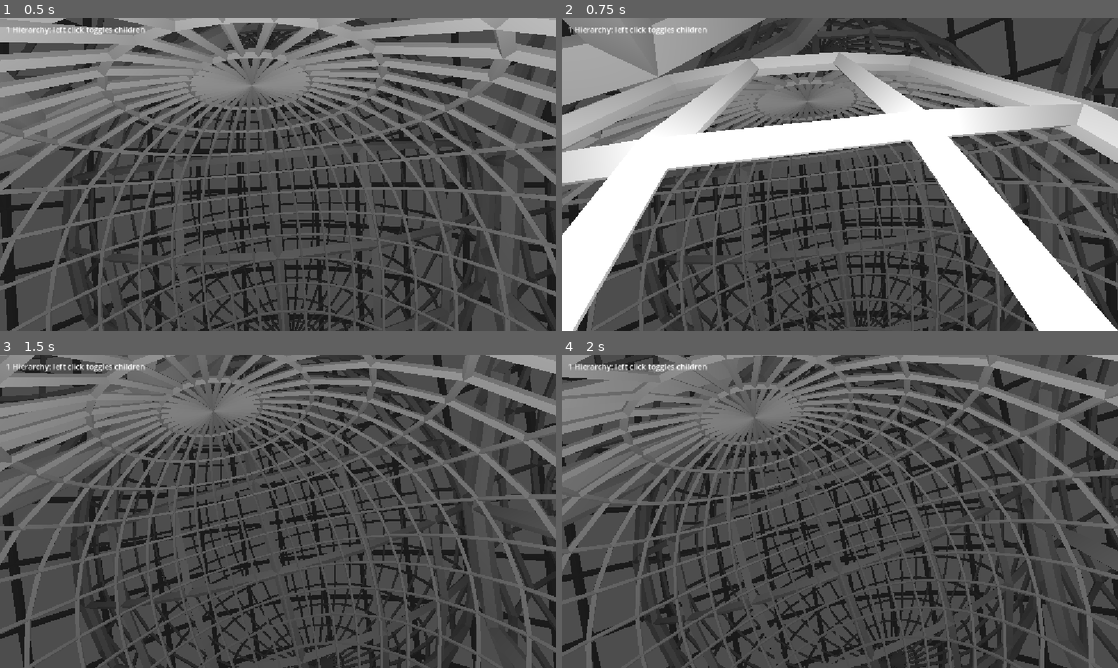
Above: before the commit, frames 1-4 (two rows, left to right).
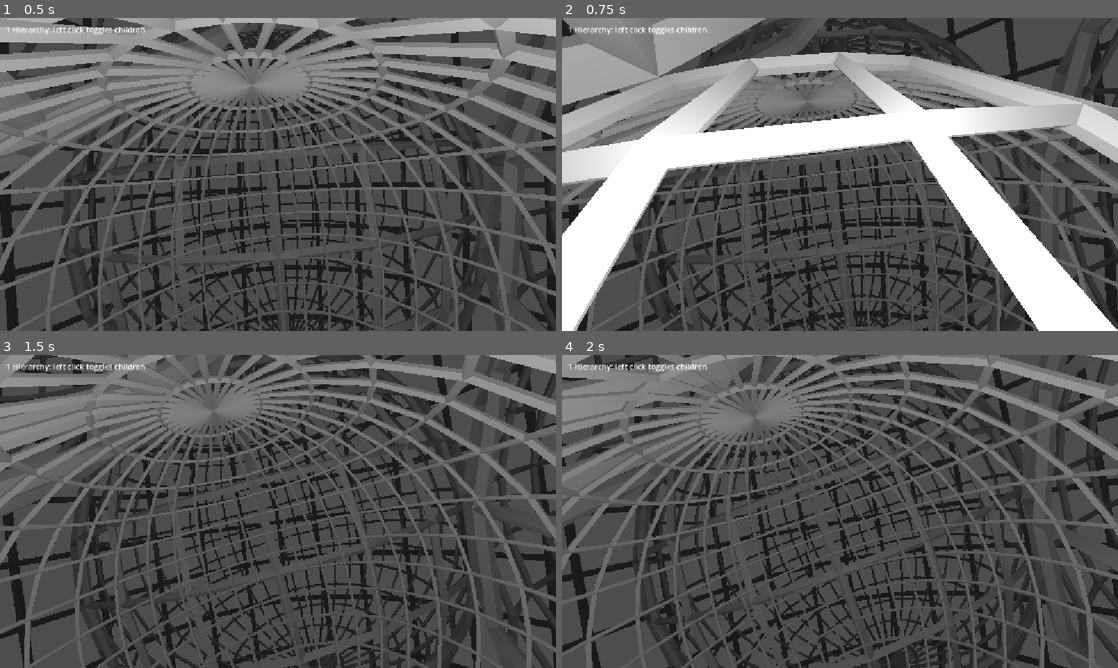
Above: after the commit, the same moments.

Repository: samuelvazan/the-machine-videogame
Game: Godot game, scene res://main.tscn
Same seed, same stepped clock (60 frames per second), same inputs: the game is played once before the commit and once after it.
Inputs (mouse positions are in pixels of both pictures, inside the frame that each line leads up to):
- Up to frame 1 (0.5 s): no input
- Up to frame 2 (0.75 s): tap Enter at 0.5 s; move the mouse to (962, 158) at 0.52 s; tap S (camBackward) at 0.6 s; click (962, 158) at 0.67 s
- Up to frame 3 (1.5 s): move the mouse to (166, 527) at 1.27 s; tap E (camDown) at 1.35 s; click (166, 527) at 1.42 s
- Up to frame 4 (2 s): no input

Frame 1 is identical in both runs. In frame 2, less than 0.1% of the frame differs, in the area x 98-100%, y 46-70%; in frame 3, 0.1%; in frame 4, 0.2%, in the area x 97-100%, y 26-52%.

Commit message:
Working tilemap editor

Diff:
--- a/island.gd
+++ b/island.gd
@@ -27,16 +27,20 @@
 		return
 	architecture = data.architecture.instantiate()
 	add_child(architecture)
-	if architecture.find_child("EditorBounds", true, false) == null:
-		var bounds := Area3D.new()
-		bounds.name = "EditorBounds"
-		bounds.collision_layer = 2
-		bounds.collision_mask = 0
+	var old_bounds := architecture.find_child("EditorBounds", true, false)
+	if old_bounds != null:
+		old_bounds.get_parent().remove_child(old_bounds)
+		old_bounds.queue_free()
+	var selection_area := architecture.find_child("SelectionArea", true, false) as Area3D
+	if selection_area == null:
+		selection_area = Area3D.new()
+		selection_area.name = "SelectionArea"
 		var collision := CollisionShape3D.new()
-		collision.shape = BoxShape3D.new()
-		collision.shape.size = Vector3.ONE * 2.0
-		bounds.add_child(collision)
-		architecture.add_child(bounds)
+		collision.shape = SphereShape3D.new()
+		selection_area.add_child(collision)
+		architecture.add_child(selection_area)
+	selection_area.collision_layer = 2
+	selection_area.collision_mask = 0
 	if data.data.has("darkness"):
 		_apply_darkness(architecture, float(data.data["darkness"]))
 	update_grid_map_scale()
@@ -56,6 +60,12 @@
 		return error
 	queue_free()
 	return OK
+
+
+func set_world_transform(world_position: Vector3, world_rotation: Basis, radius: float) -> void:
+	global_transform = Transform3D(world_rotation, world_position)
+	scale = Vector3.ONE * radius
+	update_grid_map_scale()
 
 
 func get_grid_map() -> GridMap:
--- a/island_contents.tscn
+++ b/island_contents.tscn
@@ -1,25 +1,17 @@
-[gd_scene load_steps=4 format=3 uid="uid://cn3bjsjg00akh"]
+[gd_scene load_steps=3 format=3 uid="uid://cn3bjsjg00akh"]
 
 [ext_resource type="PackedScene" uid="uid://dhrhhqq7ycatr" path="res://assets/sphere.glb" id="1_sphere"]
 
 [sub_resource type="SphereShape3D" id="SphereShape3D_selection"]
 radius = 1.0
 
-[sub_resource type="BoxShape3D" id="BoxShape3D_editor"]
-size = Vector3(2, 2, 2)
-
 [node name="Contents" type="Node3D"]
 
 [node name="sphere" parent="." instance=ExtResource("1_sphere")]
 
 [node name="SelectionArea" type="Area3D" parent="."]
+collision_layer = 2
+collision_mask = 0
 
 [node name="CollisionShape3D" type="CollisionShape3D" parent="SelectionArea"]
 shape = SubResource("SphereShape3D_selection")
-
-[node name="EditorBounds" type="Area3D" parent="."]
-collision_layer = 2
-collision_mask = 0
-
-[node name="CollisionShape3D" type="CollisionShape3D" parent="EditorBounds"]
-shape = SubResource("BoxShape3D_editor")
--- a/island_editor.gd
+++ b/island_editor.gd
@@ -52,7 +52,7 @@
 	match mode:
 		Mode.HIERARCHY:
 			if button == MOUSE_BUTTON_LEFT:
-				island_manager.toggle_tetrahedron_preset(island.tree_node_name)
+				island_manager.toggle_preset(island.tree_node_name)
 		Mode.STRUCTURE:
 			if button == MOUSE_BUTTON_LEFT:
 				island.add_grid_map()
@@ -75,24 +75,21 @@
 		if island != null:
 			nearest = {"island": island, "position": result["position"], "normal": result["normal"]}
 			if result["collider"] is Area3D:
-				nearest["normal"] = _box_normal(island, result["position"])
+				nearest["normal"] = (result["position"] - island.global_position).normalized()
 			distance = origin.distance_to(result["position"])
 	for candidate in island_manager.loaded_islands.values():
 		var island := candidate as Island
 		var local_origin := island.to_local(origin)
-		if maxf(absf(local_origin.x), maxf(absf(local_origin.y), absf(local_origin.z))) >= 1.0:
+		if local_origin.length_squared() >= 1.0:
 			continue
 		var local_direction := island.to_local(origin + direction) - local_origin
-		for axis in range(3):
-			if absf(local_direction[axis]) < 0.000001:
-				continue
-			var side := signf(local_direction[axis])
-			var exit_distance := (side - local_origin[axis]) / local_direction[axis]
-			if exit_distance > 0.0 and exit_distance < distance:
-				distance = exit_distance
-				var normal := Vector3.ZERO
-				normal[axis] = side
-				nearest = {"island": island, "position": origin + direction * distance, "normal": (island.global_basis * normal).normalized()}
+		var a := local_direction.length_squared()
+		var b := local_origin.dot(local_direction)
+		var exit_distance := (-b + sqrt(b * b + a * (1.0 - local_origin.length_squared()))) / a
+		if exit_distance > 0.0 and exit_distance < distance:
+			distance = exit_distance
+			var position := origin + direction * distance
+			nearest = {"island": island, "position": position, "normal": (position - island.global_position).normalized()}
 	return nearest
 
 
@@ -102,13 +99,5 @@
 	return node as Island
 
 
-func _box_normal(island: Island, position: Vector3) -> Vector3:
-	var local := island.to_local(position)
-	var axis := local.abs().max_axis_index()
-	var normal := Vector3.ZERO
-	normal[axis] = signf(local[axis])
-	return (island.global_basis * normal).normalized()
-
-
 func _show_mode() -> void:
 	mode_label.text = ["1 Hierarchy: left click toggles children", "2 Island structure: left adds grid, right removes", "3 Tiles: left places, right erases"][mode]
--- a/island_manager.gd
+++ b/island_manager.gd
@@ -8,16 +8,6 @@
 
 class_name IslandManager
 extends Node
-
-const TETRAHEDRON_POSITIONS := [
-	Vector3(0.0, 0.0, -0.550509375),
-	Vector3(0.519025, 0.0, 0.183503125),
-	Vector3(-0.2595125, 0.449490625, 0.183503125),
-	Vector3(-0.2595125, -0.449490625, 0.183503125),
-	Vector3.ZERO,
-]
-const TETRAHEDRON_RADIUS_SCALE := 0.446875
-const CORE_RADIUS_SCALE := 0.1
 
 class TreeNode:
 	var Name: String #Name. Unique. This is for a friendlier user-code interface
@@ -53,6 +43,12 @@
 		child_positions = []
 
 @export var island_scene: PackedScene
+@export var root_name := "root"
+@export var starter_root_radius := 50.0
+@export var starter_root_type: String
+@export var starter_preset_name: String
+@export var starter_nested_child_index := -1
+var presets: Dictionary = IslandPresets.PRESETS.duplicate(true)
 var tree: Array[TreeNode] = []
 var loaded_chunks: Array[Dictionary] = []
 var loaded_islands: Dictionary = {}
@@ -61,71 +57,70 @@
 
 
 # API - ish functions. Can get used by other scripts safely. (or should, at least. double check)
-func add_tetrahedron_preset(Name: String) -> void:
-	var node_index := _find_node_index(Name)
-	if node_index == -1:
-		return
+func apply_preset(Name: String, preset_name: String) -> Error:
+	var node_index := _find_node_index(Name)
+	if node_index == -1:
+		return ERR_DOES_NOT_EXIST
 	var parent := tree[node_index]
-	if parent.Type == "tetrahedron" and parent.Parentable:
-		parent.Parentable = false
-		parent.filled = false
-		parent.ChildType = "tetrahedron"
-		for child_index in range(4):
-			if create_island(
-				_next_node_name(),
-				"tetrahedron",
-				true,
-				parent.Radius * TETRAHEDRON_RADIUS_SCALE,
-				Basis.IDENTITY,
-				"",
-				true,
-				Name,
-				TETRAHEDRON_POSITIONS[child_index] * parent.Radius
-			) == -1:
-				_delete_descendants(parent)
-				parent.Parentable = true
-				parent.ChildType = ""
-				_save_graph()
-				return
+	var preset := _find_preset(preset_name)
+	if preset.is_empty() or not parent.Parentable or parent.Type != preset["parent_type"]:
+		return ERR_INVALID_PARAMETER
+	for child in preset["children"]:
+		if not child.has("type") or not child.has("radius_scale") or not child.has("offset"):
+			return ERR_INVALID_DATA
+	var previous_filled := parent.filled
+	parent.Parentable = false
+	parent.filled = preset.get("filled_with_children", false)
+	parent.ChildType = preset_name
+	for child in preset["children"]:
 		if create_island(
 			_next_node_name(),
-			"core",
-			false,
-			parent.Radius * CORE_RADIUS_SCALE,
-			Basis.IDENTITY,
+			child["type"],
+			child.get("parentable", false),
+			parent.Radius * child["radius_scale"],
+			child.get("rotation", Basis.IDENTITY),
 			"",
-			true,
+			child.get("filled", true),
 			Name,
-			Vector3.ZERO
+			child["offset"] * parent.Radius
 		) == -1:
 			_delete_descendants(parent)
 			parent.Parentable = true
+			parent.filled = previous_filled
 			parent.ChildType = ""
 			_save_graph()
-		else:
-			_save_graph()
-func delete_tetrahedron_preset(Name: String) -> void:
-	var node_index := _find_node_index(Name)
-	if node_index == -1:
-		return
+			return ERR_CANT_CREATE
+	_save_graph()
+	return OK
+func remove_preset(Name: String) -> Error:
+	var node_index := _find_node_index(Name)
+	if node_index == -1:
+		return ERR_DOES_NOT_EXIST
 	var parent := tree[node_index]
-	if parent.ChildType == "tetrahedron":
-		var error := _delete_descendants(parent)
-		if error != OK:
-			push_error("Could not delete child islands of %s: %s" % [Name, error_string(error)])
-			return
-		parent.Parentable = true
-		parent.ChildType = ""
-		_save_graph()
-func toggle_tetrahedron_preset(Name: String) -> void:
-	var node_index := _find_node_index(Name)
-	if node_index == -1:
-		return
+	var preset := _find_preset(parent.ChildType)
+	if preset.is_empty():
+		return ERR_INVALID_PARAMETER
+	var error := _delete_descendants(parent)
+	if error != OK:
+		return error
+	parent.Parentable = true
+	parent.filled = preset.get("filled_without_children", true)
+	parent.ChildType = ""
+	_save_graph()
+	return OK
+func toggle_preset(Name: String) -> Error:
+	var node_index := _find_node_index(Name)
+	if node_index == -1:
+		return ERR_DOES_NOT_EXIST
 	var node := tree[node_index]
-	if node.ChildType == "tetrahedron":
-		delete_tetrahedron_preset(Name)
-	elif node.Type == "tetrahedron" and node.Parentable:
-		add_tetrahedron_preset(Name)
+	if node.ChildType != "":
+		return remove_preset(Name)
+	for preset_name in presets:
+		if presets[preset_name]["parent_type"] == node.Type:
+			return apply_preset(Name, preset_name)
+	return ERR_INVALID_PARAMETER
+func _find_preset(preset_name: String) -> Dictionary:
+	return presets.get(preset_name, {})
 func BFS(Name: String, viewer: Vector3, MaxDist: float) -> void: #Perform BFS over all the nodes and register the ones that are visible.
 	loaded_chunks.clear()
 	var node_index := _find_node_index(Name)
@@ -209,9 +204,7 @@
 	new_island.island_data_manager = island_data_manager
 	add_child(new_island)
 	loaded_islands[Name] = new_island
-	new_island.global_transform = Transform3D(rotation, position)
-	new_island.scale = Vector3.ONE * radius
-	new_island.update_grid_map_scale()
+	new_island.set_world_transform(position, rotation, radius)
 	return OK
 func despawn_island(Name: String) -> Error:
 	if not loaded_islands.has(Name):
@@ -287,11 +280,12 @@
 			node.children.append(nodes_by_name[child_name])
 			if positions.size() == child_names.size():
 				node.child_positions.append(positions[child_index])
-			elif node.ChildType == "tetrahedron" and child_index < TETRAHEDRON_POSITIONS.size():
-				node.child_positions.append(TETRAHEDRON_POSITIONS[child_index] * node.Radius)
 			else:
-				return ERR_INVALID_DATA
-	if not nodes_by_name.has("root"):
+				var preset := _find_preset(node.ChildType)
+				if preset.is_empty() or child_index >= preset["children"].size():
+					return ERR_INVALID_DATA
+				node.child_positions.append(preset["children"][child_index]["offset"] * node.Radius)
+	if not nodes_by_name.has(root_name):
 		return ERR_INVALID_DATA
 	tree = loaded_tree
 	next_node_id = config.get_value("graph", "next_node_id", 0)
@@ -311,12 +305,9 @@
 		requested_islands[chunk_name] = true
 		if not loaded_islands.has(chunk_name):
 			spawn_island(chunk_name, chunk["position"], chunk["rotation"], chunk["Radius"])
-		if not loaded_islands.has(chunk_name):
-			continue
-		var island: Node3D = loaded_islands[chunk_name]
-		island.global_transform = Transform3D(chunk["rotation"], chunk["position"])
-		island.scale = Vector3.ONE * chunk["Radius"]
-		(island as Island).update_grid_map_scale()
+		else:
+			var island: Island = loaded_islands[chunk_name]
+			island.set_world_transform(chunk["position"], chunk["rotation"], chunk["Radius"])
 	for chunk_name in loaded_islands.keys():
 		if not requested_islands.has(chunk_name):
 			despawn_island(chunk_name)
@@ -333,12 +324,13 @@
 func _ready() -> void: # This is where I'll create an initial structure for now.
 	if _load_graph() == OK:
 		return
-	if create_island("root", "tetrahedron", true, 50.0, Basis.IDENTITY, "", true) == -1:
+	if create_island(root_name, starter_root_type, true, starter_root_radius, Basis.IDENTITY, "", true) == -1:
 		return
 	var root := tree[0]
-	add_tetrahedron_preset(root.Name)
-	if root.children.size() >= 4:
-		add_tetrahedron_preset(root.children[3].Name)
+	if apply_preset(root.Name, starter_preset_name) != OK:
+		return
+	if starter_nested_child_index >= 0 and root.children.size() > starter_nested_child_index:
+		apply_preset(root.children[starter_nested_child_index].Name, starter_preset_name)
 
 @export var rotation_speed_degrees := 5.0
 
@@ -350,7 +342,7 @@
 	for node in tree:
 		node.RotMatrix = (node.RotMatrix * rotation_step).orthonormalized()
 	BFS(
-		"root",
+		root_name,
 		$"../EnvironmentManager/Camera3D".global_position,
 		200.0
 	)
--- /dev/null
+++ b/island_presets.gd
@@ -0,0 +1,15 @@
+class_name IslandPresets
+extends RefCounted
+
+const PRESETS := {
+	"tetrahedron": {
+		"parent_type": "tetrahedron",
+		"children": [
+			{"type": "tetrahedron", "parentable": true, "radius_scale": 0.446875, "offset": Vector3(0, 0, -0.550509375)},
+			{"type": "tetrahedron", "parentable": true, "radius_scale": 0.446875, "offset": Vector3(0.519025, 0, 0.183503125)},
+			{"type": "tetrahedron", "parentable": true, "radius_scale": 0.446875, "offset": Vector3(-0.2595125, 0.449490625, 0.183503125)},
+			{"type": "tetrahedron", "parentable": true, "radius_scale": 0.446875, "offset": Vector3(-0.2595125, -0.449490625, 0.183503125)},
+			{"type": "core", "parentable": false, "radius_scale": 0.1, "offset": Vector3.ZERO},
+		]
+	}
+}
--- a/main.tscn
+++ b/main.tscn
@@ -10,6 +10,9 @@
 [node name="IslandManager" type="Node" parent="." unique_id=147407782]
 script = ExtResource("1_0xm2m")
 island_scene = ExtResource("1_ig7tw")
+starter_root_type = "tetrahedron"
+starter_preset_name = "tetrahedron"
+starter_nested_child_index = 3
 
 [node name="EntityManager" type="Node" parent="." unique_id=837358867]
 
Not shown, added: island_presets.gd.uid
